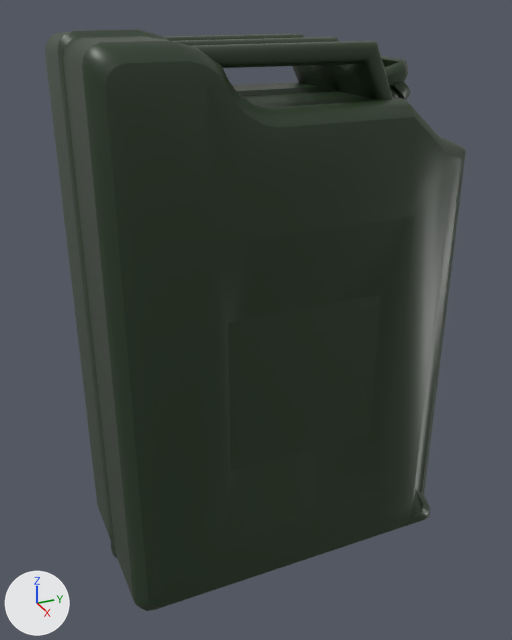
Renders of the FBX model ThrowThisTrash/Assets/_Assets/Models/Metal/Canister.fbx from each side of a commit.
Both versions are drawn from a 50 mm camera at (1.68, -0.79, 1.557) aimed at (-0.001, -0.033, 0.717). Every picture has the same lights, and +X, +Y and +Z are marked at lower left. Where no turn or scale is listed for an object, it has been applied to the vertices.

The older version as bpy lines, for what is in view:
```python
me_cube_005 = bpy.data.meshes.new('Cube.005')
me_cube_005.from_pydata(...)  # 968 vertices, 902 faces; spans x -0.277..0.277, y -0.507..0.509, z 0.001..1.488
me_cube_005.materials.append(mat_material)  # picture img_polygonminis_texture_01_png
ob_canister = bpy.data.objects.new('Canister', me_cube_005)
ob_canister.location = (0.0, 0.0, 0.0)
```
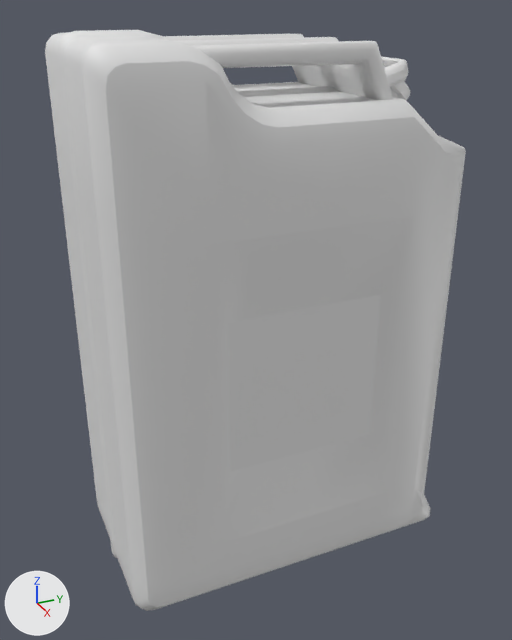
The newer file is also rescaled (x1.271) as a whole; pictures and numbers use the older file's frame.

The change, as a list of edits to the scene's bpy script:
```text
Change me_cube_005:
    where me_cube_005.from_pydata(...)  # 968 vertices, 902 faces; spans x -0.277..0.277, y -0.507..0.509, z 0.001..1.488
    remove me_cube_005.materials.append(mat_material)  # picture img_polygonminis_texture_01_png
```

Boxes (x1, y1, x2, y2) around the edits, measured in the pictures (512 x 640 px):
'Canister', recoloured (black to grey)
    both: (45, 30, 466, 611)
